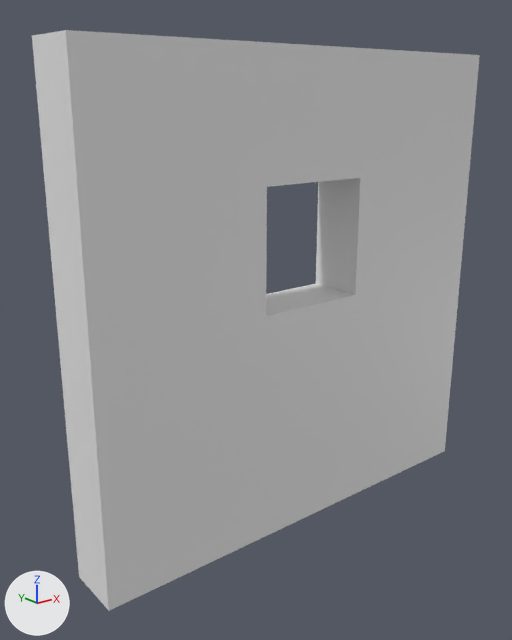
Renders of the FBX model Assets/_Chopper/Art/Building/piece_window_voxel.fbx from each side of a commit.
Before and after are seen from a 50 mm lens placed at (-1.94, -2.18, 1.81), pointed at (-0.14, 0.08, 0.91). Arrows for +X, +Y and +Z are at lower left; the lights stay in place. The first picture is the older version. Vertices at exactly the same position are counted once.

Objects in the first picture: 'piece_window_voxel'.
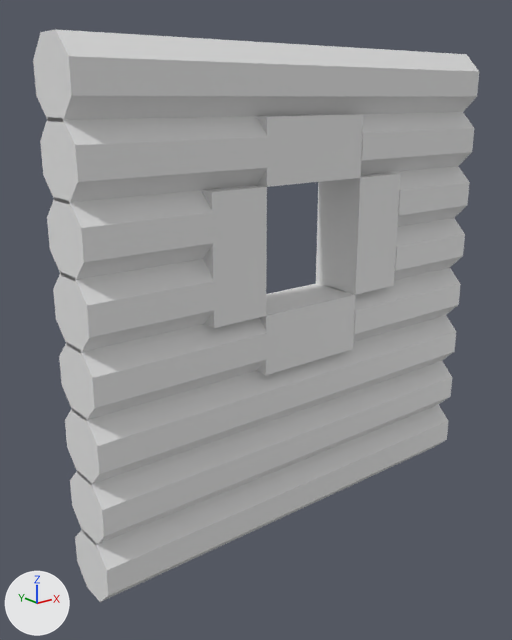
The change in detail:
me_piece_window_voxel is used by ob_piece_window_voxel; location (0.0, 0.0, 0.0).
me_piece_window_voxel had 160 vertices, 160 faces and spanned x -1.0..1.0, y -0.12..0.12, z 0.0..2.0.
me_piece_window_voxel now has 232 vertices, 160 faces and spans x -1.0..1.0, y -0.13..0.13, z -0.01..2.01.
me_piece_window_voxel part 1: a new loose piece, an 8-sided cylinder along x spanning x -1.0..1.0, y -0.13..0.13, z -0.01..0.26, in mat_m_world_003 (white #e7e7e7).
me_piece_window_voxel part 2: a new loose piece, an 8-sided cylinder along x spanning x -1.0..1.0, y -0.13..0.13, z 0.24..0.51, in mat_m_world_003 (white #e7e7e7).
me_piece_window_voxel part 3: a new loose piece, an 8-sided cylinder along x spanning x -1.0..1.0, y -0.13..0.13, z 0.49..0.76, in mat_m_world_003 (white #e7e7e7).
me_piece_window_voxel part 4: a new loose piece, an 8-sided cylinder along x spanning x -1.0..-0.25, y -0.13..0.13, z 0.74..1.01, in mat_m_world_003 (white #e7e7e7).
me_piece_window_voxel part 5: a new loose piece, an 8-sided cylinder along x spanning x 0.25..1.0, y -0.13..0.13, z 0.74..1.01, in mat_m_world_003 (white #e7e7e7).
me_piece_window_voxel part 6: a new loose piece, an 8-sided cylinder along x spanning x -1.0..-0.5, y -0.13..0.13, z 0.99..1.26, in mat_m_world_003 (white #e7e7e7).
me_piece_window_voxel part 7: a new loose piece, an 8-sided cylinder along x spanning x 0.5..1.0, y -0.13..0.13, z 0.99..1.26, in mat_m_world_003 (white #e7e7e7).
me_piece_window_voxel part 8: a new loose piece, an 8-sided cylinder along x spanning x -1.0..-0.5, y -0.13..0.13, z 1.24..1.51, in mat_m_world_003 (white #e7e7e7).
me_piece_window_voxel part 9: a new loose piece, an 8-sided cylinder along x spanning x 0.5..1.0, y -0.13..0.13, z 1.24..1.51, in mat_m_world_003 (white #e7e7e7).
me_piece_window_voxel part 10: a new loose piece, an 8-sided cylinder along x spanning x -1.0..-0.25, y -0.13..0.13, z 1.49..1.76, in mat_m_world_003 (white #e7e7e7).
me_piece_window_voxel part 11: a new loose piece, an 8-sided cylinder along x spanning x 0.25..1.0, y -0.13..0.13, z 1.49..1.76, in mat_m_world_003 (white #e7e7e7).
me_piece_window_voxel part 12: a new loose piece, an 8-sided cylinder along x spanning x -1.0..1.0, y -0.13..0.13, z 1.74..2.01, in mat_m_world_003 (white #e7e7e7).
Part 13, on me_piece_window_voxel:
120 vertices are removed from x -1.0..1.0, y -0.12..0.12, z 0.0..2.0.
136 faces are deleted.
16 new faces join them.

Boxes [x1, y1, x2, y2] around the edits, measured in the pictures (512 x 640 px):
'piece_window_voxel', reshaped: before [32, 30, 480, 611]; after [33, 30, 479, 602]
part 1 of me_piece_window_voxel, added: after [75, 405, 448, 602]
part 2 of me_piece_window_voxel, added: after [70, 361, 452, 545]
part 3 of me_piece_window_voxel, added: after [65, 315, 456, 484]
part 4 of me_piece_window_voxel, added: after [59, 318, 267, 421]
part 5 of me_piece_window_voxel, added: after [326, 268, 461, 342]
part 6 of me_piece_window_voxel, added: after [53, 259, 215, 353]
part 7 of me_piece_window_voxel, added: after [394, 218, 465, 280]
part 8 of me_piece_window_voxel, added: after [47, 190, 214, 281]
part 9 of me_piece_window_voxel, added: after [392, 166, 470, 227]
part 10 of me_piece_window_voxel, added: after [40, 116, 268, 203]
part 11 of me_piece_window_voxel, added: after [355, 112, 474, 175]
part 12 of me_piece_window_voxel, added: after [33, 30, 479, 121]
part 13 of me_piece_window_voxel, reshaped: before [32, 30, 480, 611]; after [201, 114, 397, 375]
